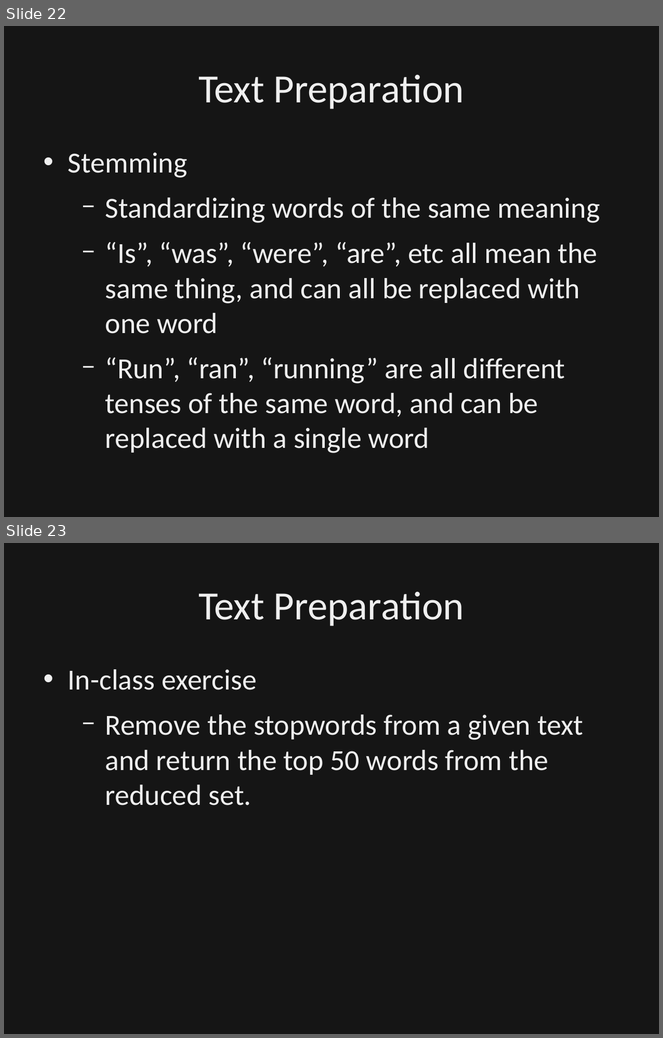
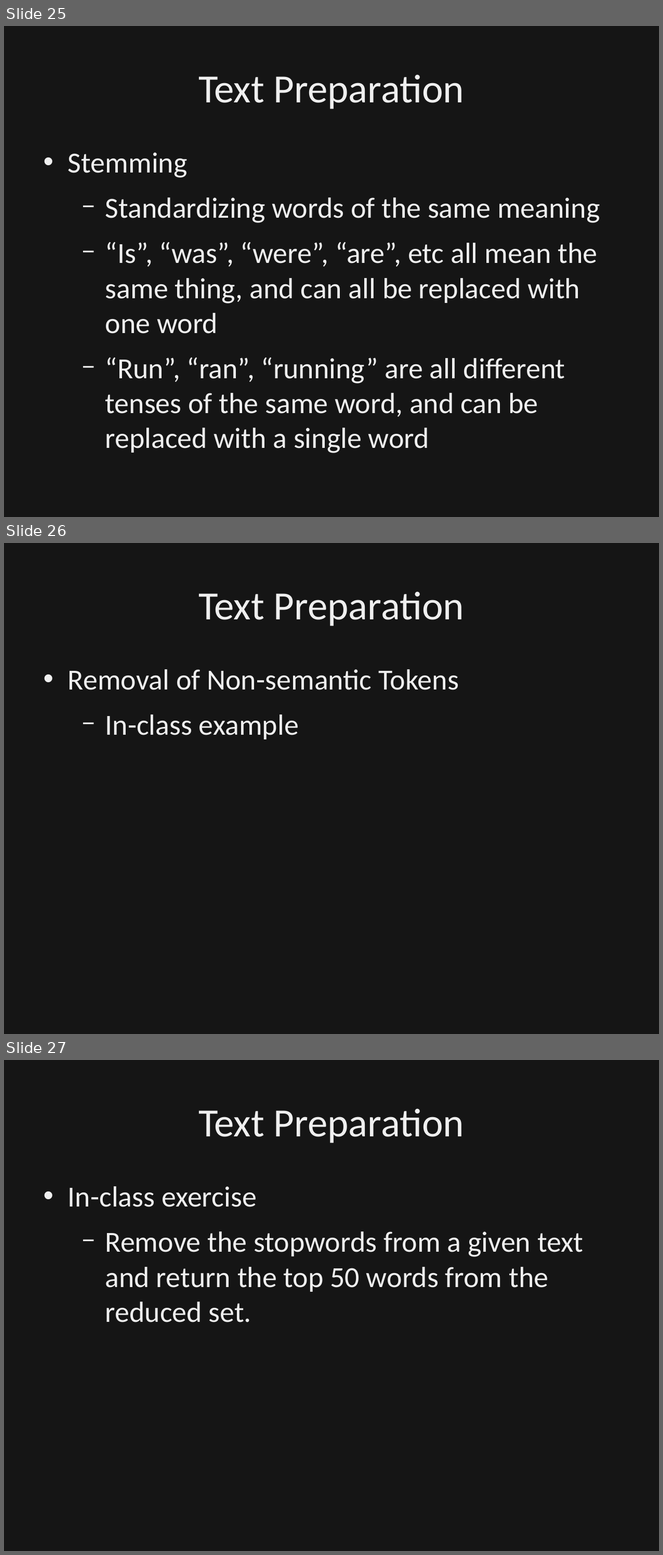
Before and after one commit to dbowmans46/PracticalProgramming, a slide deck: Session 7 - Python/Instructional Material/Session 7 - Python Brief Intro to NLP.odp. Shown one above the other, each under a label of ours: slides 22 and 23 before the commit, slides 25, 26 and 27 after it. The pictures are 663x1038 and 663x1555 pixels, drawn with LibreOffice and Linux fonts; fonts in the diff are those of the drawing; background and template pictures are left out; a plain dark background stands for a picture behind light text. Boxes give left, top, right and bottom in pixels: in the first picture for what was removed or moved away, otherwise in the second. Text is boxed around its words. In the diff, an @@ line names an element or a change of style, - is before the commit and + after.

Commit message:
Added slides for part-of-speech tagging.  Added details to nomenclature on language mixing.  Added goal slide.  Included in-class example and in-clss exercise queue slides for text preparation section.

```diff
--- a/Session 7 - Python/Instructional Material/Session 7 - Python Brief Intro to NLP.odp
+++ b/Session 7 - Python/Instructional Material/Session 7 - Python Brief Intro to NLP.odp
@@ slide 26 added at (4,543,659,1034), background picture (left out) @@
@@ rectangle added at (4,543,659,1034), fill #000000 at 50% opacity, outline #000000 0 pt @@
@@ title added at (198,591,465,626), 44 pt, text #EFEFEF @@
+Text Preparation
@@ text added at (68,669,459,740), 32 pt, text #EFEFEF @@
+• Removal of Non-semantic Tokens
+  − In-class example
@@ what was slide 22 is now slide 25 @@
@@ what was slide 23 is now slide 27 @@
```
Also in this commit, not shown: 5 slides changed, 7 other slides added.
